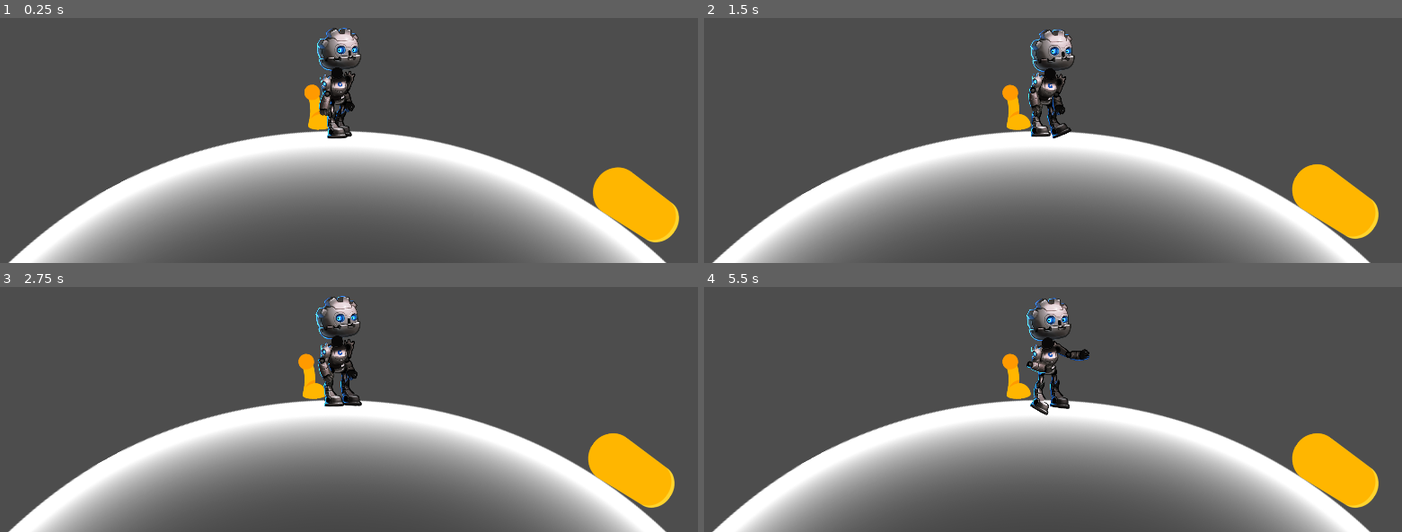
Above: before the commit, frames 1-4 (two rows, left to right).
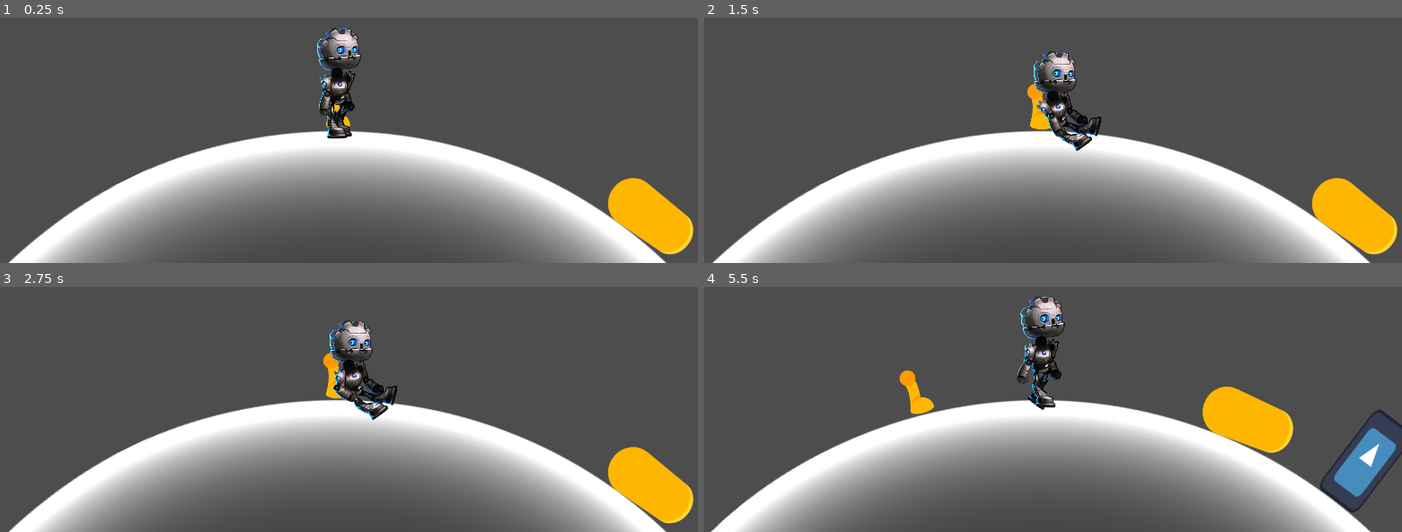
Above: after the commit, the same moments.

Repository: Boris14/GMTK2025
Game: Godot game, scene res://Scenes/Main.tscn
Same seed, same stepped clock (60 frames per second), same inputs: the game is played once before the commit and once after it. The engine's default icon, where the game draws it, is replaced by a stand-in: a white triangle on a blue panel in a dark square.
Inputs (mouse positions are in pixels of both pictures, inside the frame that each line leads up to):
- Up to frame 1 (0.25 s): no input
- Up to frame 2 (1.5 s): tap Enter at 0.5 s; move the mouse to (1199, 40) at 0.52 s; hold Right (right) 0.53-1.28 s; tap Space (space) at 0.6, 1.35 s; click (1199, 40) at 0.67 s; move the mouse to (899, 81) at 1.27 s; hold Down (down) from 1.28 s (still down)
- Up to frame 3 (2.75 s): move the mouse to (outside the picture) at 2.02 s; release Down (down) at 2.03 s; hold Right (right) from 2.03 s (still down); tap Space (space) at 2.1 s
- Up to frame 4 (5.5 s): move the mouse to (1004, 411) at 2.77 s; tap Space (space) every 0.75 s from 2.85 to 5.1 s; click (1004, 411) at 2.92 s; move the mouse to (1255, 389) at 3.52 s; release Right (right) at 3.53 s; hold Down (down) from 3.53 s (still down); move the mouse to (outside the picture) at 4.27 s; move the mouse to (1080, 331) at 5.02 s; click (1080, 331) at 5.17 s

The runs differ from the first frame. In frame 1, 1.7% of the frame differs, in the area x 3-100%, y 27-99%; in frame 2, 4.7%; in frame 3, 4.9%; in frame 4, 8.6%, in the area x 0-100%, y 3-100%.

Commit message:
Made the ruined day feedback

Diff:
--- a/Scenes/Player.tscn
+++ b/Scenes/Player.tscn
@@ -1756,7 +1756,7 @@
 states/Walk/node = SubResource("AnimationNodeAnimation_qidb7")
 states/Walk/position = Vector2(211.4, 220.208)
 transitions = ["Start", "Idle", SubResource("AnimationNodeStateMachineTransition_m0x7a"), "Idle", "Dance", SubResource( …(1153 unchanged characters)…
-graph_offset = Vector2(-8, -4)
+graph_offset = Vector2(-157, 29)
 
 [node name="Player" type="Node2D" groups=["Player"]]
 script = ExtResource("1_arntx")
@@ -1768,30 +1768,30 @@
 [node name="Body" type="Node2D" parent="CharacterContainer"]
 
 [node name="GBotArmL" type="Sprite2D" parent="CharacterContainer/Body"]
-position = Vector2(825.318, 821.658)
-rotation = -0.918608
-scale = Vector2(0.999956, 0.999956)
+position = Vector2(398.757, 390.905)
+rotation = 0.232705
+scale = Vector2(0.99988, 0.99988)
 texture = ExtResource("1_1e7my")
 offset = Vector2(12, 13)
 
 [node name="GBotForearmL" type="Sprite2D" parent="CharacterContainer/Body"]
-position = Vector2(910.139, 890.197)
-rotation = -1.09299
-scale = Vector2(0.999786, 0.999786)
+position = Vector2(370.709, 496.279)
+rotation = 0.0583188
+scale = Vector2(0.999706, 0.999706)
 texture = ExtResource("2_arntx")
 offset = Vector2(22, 50)
 
 [node name="GBotHead" type="Sprite2D" parent="CharacterContainer/Body"]
-position = Vector2(863.778, 718.891)
-rotation = 1.35298
-scale = Vector2(1.0003, 1.0003)
+position = Vector2(324.761, 309.909)
+rotation = -0.049826
+scale = Vector2(0.999967, 0.999967)
 texture = ExtResource("4_ulo2v")
 offset = Vector2(11, -176)
 
 [node name="GBotJaw" type="Sprite2D" parent="CharacterContainer/Body"]
-position = Vector2(874.705, 629.389)
-rotation = 1.35298
-scale = Vector2(1.00027, 1.00027)
+position = Vector2(238.375, 284.181)
+rotation = -0.049826
+scale = Vector2(0.999939, 0.999939)
 texture = ExtResource("5_1iu4k")
 offset = Vector2(106.5, -18)
 
@@ -1801,16 +1801,15 @@
 texture = ExtResource("6_m0x7a")
 
 [node name="GBotLegL" type="Sprite2D" parent="CharacterContainer/Body"]
-position = Vector2(658.086, 872.34)
-rotation = 1.34147
-scale = Vector2(0.999942, 0.999942)
+position = Vector2(367.759, 562.897)
+rotation = -0.0486105
+scale = Vector2(0.999827, 0.999827)
 texture = ExtResource("7_5v66d")
 offset = Vector2(-18, 42)
 
 [node name="GBotHip" type="Sprite2D" parent="CharacterContainer/Body"]
-position = Vector2(651.429, 828.571)
-rotation = 1.09822
-scale = Vector2(0.999947, 0.999947)
+position = Vector2(325.761, 548.896)
+scale = Vector2(0.999946, 0.999946)
 texture = ExtResource("8_x63xi")
 offset = Vector2(-7, -13)
 
@@ -1829,51 +1828,51 @@
 shape = SubResource("CapsuleShape2D_arntx")
 
 [node name="GBotLegR" type="Sprite2D" parent="CharacterContainer/Body"]
-position = Vector2(614.759, 778.812)
-rotation = 1.24466
-scale = Vector2(0.999956, 0.999956)
+position = Vector2(264.764, 558.896)
+rotation = -0.397996
+scale = Vector2(0.99989, 0.99989)
 texture = ExtResource("9_i2e8t")
 offset = Vector2(-8, 52)
 
 [node name="GBotShinL" type="Sprite2D" parent="CharacterContainer/Body"]
-position = Vector2(537.592, 870.69)
-rotation = 1.44854
-scale = Vector2(0.999801, 0.999801)
+position = Vector2(344.479, 681.122)
+rotation = 0.058486
+scale = Vector2(0.999656, 0.999656)
 texture = ExtResource("10_qidb7")
 offset = Vector2(17, 18)
 
 [node name="GBotFootL" type="Sprite2D" parent="CharacterContainer/Body"]
-position = Vector2(441.705, 869.377)
-rotation = 1.69701
-scale = Vector2(1.00073, 1.00073)
+position = Vector2(325.957, 775.192)
+rotation = -0.137501
+scale = Vector2(1.00001, 1.00001)
 texture = ExtResource("12_8flut")
 offset = Vector2(51, 7)
 
 [node name="GBotShinR" type="Sprite2D" parent="CharacterContainer/Body"]
-position = Vector2(495.912, 792.61)
-rotation = 1.36535
-scale = Vector2(0.999855, 0.999855)
+position = Vector2(287.063, 676.433)
+rotation = 0.4232
+scale = Vector2(0.999861, 0.999861)
 texture = ExtResource("11_70hv0")
 offset = Vector2(20, 31)
 
 [node name="GBotArmR" type="Sprite2D" parent="CharacterContainer/Body"]
-position = Vector2(734.171, 678.457)
-rotation = -0.298039
-scale = Vector2(0.999929, 0.999929)
+position = Vector2(229.766, 406.904)
+rotation = -0.419334
+scale = Vector2(0.999859, 0.999859)
 texture = ExtResource("14_utwlt")
 offset = Vector2(8, 35)
 
 [node name="GBotForearmR" type="Sprite2D" parent="CharacterContainer/Body"]
-position = Vector2(738.387, 794.339)
-rotation = -1.34101
-scale = Vector2(0.999874, 0.999874)
+position = Vector2(247.951, 521.384)
+rotation = 0.123656
+scale = Vector2(0.999815, 0.999815)
 texture = ExtResource("15_kih0c")
 offset = Vector2(24, 44)
 
 [node name="GBotFootR" type="Sprite2D" parent="CharacterContainer/Body"]
-position = Vector2(385.212, 805.463)
-rotation = 1.79419
-scale = Vector2(1.00035, 1.00035)
+position = Vector2(232.366, 773.523)
+rotation = 0.0109528
+scale = Vector2(0.9999, 0.9999)
 texture = ExtResource("13_u7x0b")
 offset = Vector2(53, 8)
 
@@ -1884,7 +1883,7 @@
 
 [node name="Hip" type="Bone2D" parent="CharacterContainer/Bones/Skeleton2D"]
 position = Vector2(326, 536)
-scale = Vector2(0.999947, 0.999947)
+scale = Vector2(0.999946, 0.999946)
 rest = Transform2D(1, 0, 0, 1, 334, 551)
 
 [node name="LegR" type="Bone2D" parent="CharacterContainer/Bones/Skeleton2D/Hip"]
@@ -1989,7 +1988,7 @@
 [node name="ForeArmL" type="Bone2D" parent="CharacterContainer/Bones/Skeleton2D/Hip/ArmL"]
 position = Vector2(-2.9919, 109.015)
 rotation = -0.174386
-scale = Vector2(0.99983, 0.99983)
+scale = Vector2(0.999826, 0.999826)
 rest = Transform2D(1, 0, 0, 1, -3, 109)
 auto_calculate_length_and_angle = false
 length = 90.34
--- a/Scenes/Rooms/DogChase.tscn
+++ b/Scenes/Rooms/DogChase.tscn
@@ -18,6 +18,10 @@
 
 [node name="DogChase" type="Node2D"]
 script = ExtResource("1_akxw6")
+dog_speed = null
+bark_cooldown_range = null
+dog_stutter_duration = null
+dog_bite_duration = null
 
 [node name="Planet" type="Sprite2D" parent="."]
 unique_name_in_owner = true
--- a/Scripts/Globals/events.gd
+++ b/Scripts/Globals/events.gd
@@ -1,5 +1,9 @@
 extends Node
 # Global Event bus
 
+var ruined_day_speed_multiplier := 0.8
+var is_day_ruined := false
+
 signal rotate_world(angle_delta: float)
 signal day_ruined()
+signal day_reset()
--- a/Scripts/Rooms/bedroom.gd
+++ b/Scripts/Rooms/bedroom.gd
@@ -12,7 +12,7 @@
 
 func start_room(in_player: Player):
 	player = in_player
-	player.play_anim("Sit")
+	player.play_anim(Player.EPlayerAnimation.SIT)
 	sleep_timer.start(sleep_duration)
 
 
@@ -31,7 +31,7 @@
 
 
 func _on_sleep_timer_timeout():
-	player.play_anim("Walk")
+	player.play_anim(Player.EPlayerAnimation.WALK)
 	room_completed.emit(self)
 
 
--- a/Scripts/Rooms/classroom.gd
+++ b/Scripts/Rooms/classroom.gd
@@ -27,7 +27,7 @@
 		start(current_question_index)
 		return
 	player = in_player
-	player.play_anim("Sit")
+	player.play_anim(Player.EPlayerAnimation.SIT)
 	await get_tree().create_timer(player.get_current_anim_length() + 1.0).timeout
 	start(current_question_index)
 
@@ -92,7 +92,7 @@
 			Events.day_ruined.emit()
 		await get_tree().create_timer(post_room_delay).timeout
 		if player:
-			player.play_anim("Walk")
+			player.play_anim(Player.EPlayerAnimation.WALK)
 		room_completed.emit(self)
 	else:
 		await get_tree().create_timer(post_question_delay + between_questions_time).timeout
--- a/Scripts/Rooms/dog_chase.gd
+++ b/Scripts/Rooms/dog_chase.gd
@@ -67,7 +67,7 @@
 
 func bite(in_player: Player):
 	player = in_player
-	player.play_anim("Sit")
+	player.play_anim(Player.EPlayerAnimation.FALL)
 	dog_bite_timer.start(dog_bite_duration)
 	is_dog_stuttered = true
 
@@ -79,7 +79,7 @@
 
 
 func _on_dog_bite_timer_timeout():
-	player.play_anim("Walk")
+	player.play_anim(Player.EPlayerAnimation.WALK)
 	room_completed.emit(self)
 
 
--- a/Scripts/Rooms/kitchen.gd
+++ b/Scripts/Rooms/kitchen.gd
@@ -21,7 +21,7 @@
 
 func start_room(in_player: Player):
 	player = in_player
-	player.play_anim("Sit")
+	player.play_anim(Player.EPlayerAnimation.EAT)
 	spawn_thought_timer.start(spawn_thought_delay)
 	room_duration_timer.start(room_duration)
 
@@ -58,7 +58,7 @@
 	await get_tree().create_timer(post_room_delay).timeout
 	if is_instance_valid(thought_to_delay):
 		thought_to_delay.remove(post_room_delay)
-	player.play_anim("Walk")
+	player.play_anim(Player.EPlayerAnimation.WALK)
 	room_completed.emit(self)
 
 
--- a/Scripts/Rooms/way_to_school.gd
+++ b/Scripts/Rooms/way_to_school.gd
@@ -11,7 +11,6 @@
 @onready var throw_path_follow := %ThrowPathFollow2D as PathFollow2D
 @onready var car := %Car as Area2D
 @onready var car_path_follow := %CarPathFollow2D as PathFollow2D
-
 
 func start_room():
 	car.visible = true
@@ -31,7 +30,10 @@
 func _physics_process(delta):
 	if is_instance_valid(car) and car.visible:
 		if car_path_follow.progress_ratio < 1.0:
-			car_path_follow.progress += delta * car_speed
+			var actual_car_speed := car_speed
+			if Events.is_day_ruined:
+				actual_car_speed *= Events.ruined_day_speed_multiplier
+			car_path_follow.progress += delta * actual_car_speed
 			car.global_position = car_path_follow.global_position
 			car.rotation = car_path_follow.rotation
 		else:
--- a/Scripts/main.gd
+++ b/Scripts/main.gd
@@ -19,7 +19,6 @@
 
 func _ready():
 	Events.rotate_world.connect(_on_world_rotated)
-	Events.day_ruined.connect(_on_day_ruined)
 
 	_register_room(bedroom)
 	_register_room(kitchen)
@@ -55,8 +54,6 @@
 
 
 func _on_world_rotated(angle_delta: float):
+	if is_day_ruined:
+		angle_delta *= Events.ruined_day_speed_multiplier
 	planet.rotation += angle_delta
-
-
-func _on_day_ruined():
-	is_day_ruined = true
--- a/Scripts/player.gd
+++ b/Scripts/player.gd
@@ -7,12 +7,32 @@
 @onready var player_speed := player_default_speed
 @onready var state_machine : AnimationNodeStateMachinePlayback = anim_tree["parameters/playback"]
 
-var is_sitting := false
+enum EPlayerAnimation
+{
+	WALK,
+	SIT,
+	LAY,
+	FALL,
+	EAT
+}
 
-func play_anim(anim: String):
-	if state_machine.get_current_node() == anim:
+var current_anim : EPlayerAnimation
+
+func play_anim(anim: EPlayerAnimation):
+	var node : String
+	match anim:
+		EPlayerAnimation.WALK:
+			node = "SadWalk" if Events.is_day_ruined else "Walk"
+		EPlayerAnimation.SIT:
+			node = "Sit"
+		EPlayerAnimation.FALL:
+			node = "Fall"
+		EPlayerAnimation.EAT:
+			node = "Eat"
+	current_anim = anim
+	if state_machine.get_current_node() == node:
 		return
-	state_machine.travel(anim)
+	state_machine.travel(node)
 
 
 func get_current_anim_length() -> float:
@@ -21,26 +41,23 @@
 
 func _ready() -> void:
 	state_machine.travel("Walk")
+	Events.day_ruined.connect(_on_day_ruined)
+	Events.day_reset.connect(_on_day_reset)
 
 
 func _physics_process(delta) -> void:
-	state_machine.get_current_length()
-	if state_machine.get_current_node() == "Walk":
+	if current_anim == EPlayerAnimation.WALK:
 		# Rotate world in the opposite direction of walking
 		Events.rotate_world.emit(-player_speed * delta)
 
 
-func _unhandled_input(event: InputEvent) -> void:
-	if event is InputEventKey:
-		if event.pressed:
-			if event.is_action("space"):
-				state_machine.travel("Dance")
-				is_sitting = false
-			elif event.is_action("down"):
-				state_machine.travel("Sit")
-				is_sitting = true
-			elif event.is_action("right"):
-				state_machine.travel("Walk")
-				is_sitting = false
-		elif not is_sitting:
-				state_machine.travel("Idle")
+func _on_day_ruined():
+	Events.is_day_ruined = true
+	if state_machine.get_current_node() == "Walk":
+		state_machine.travel("SadWalk")
+
+
+func _on_day_reset():
+	Events.is_day_ruined = false
+	if state_machine.get_current_node() == "SadWalk":
+		state_machine.travel("Walk")
